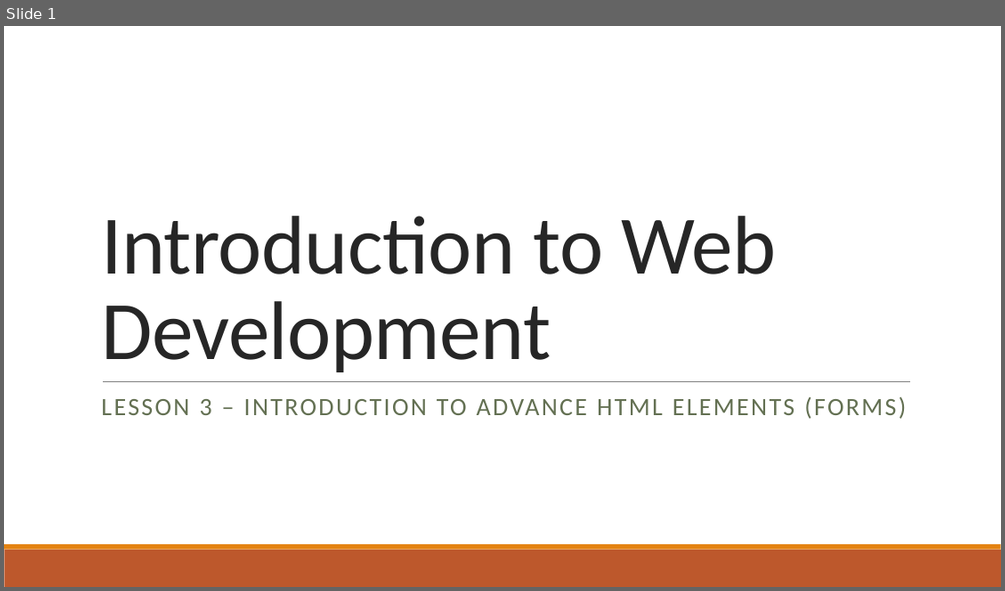
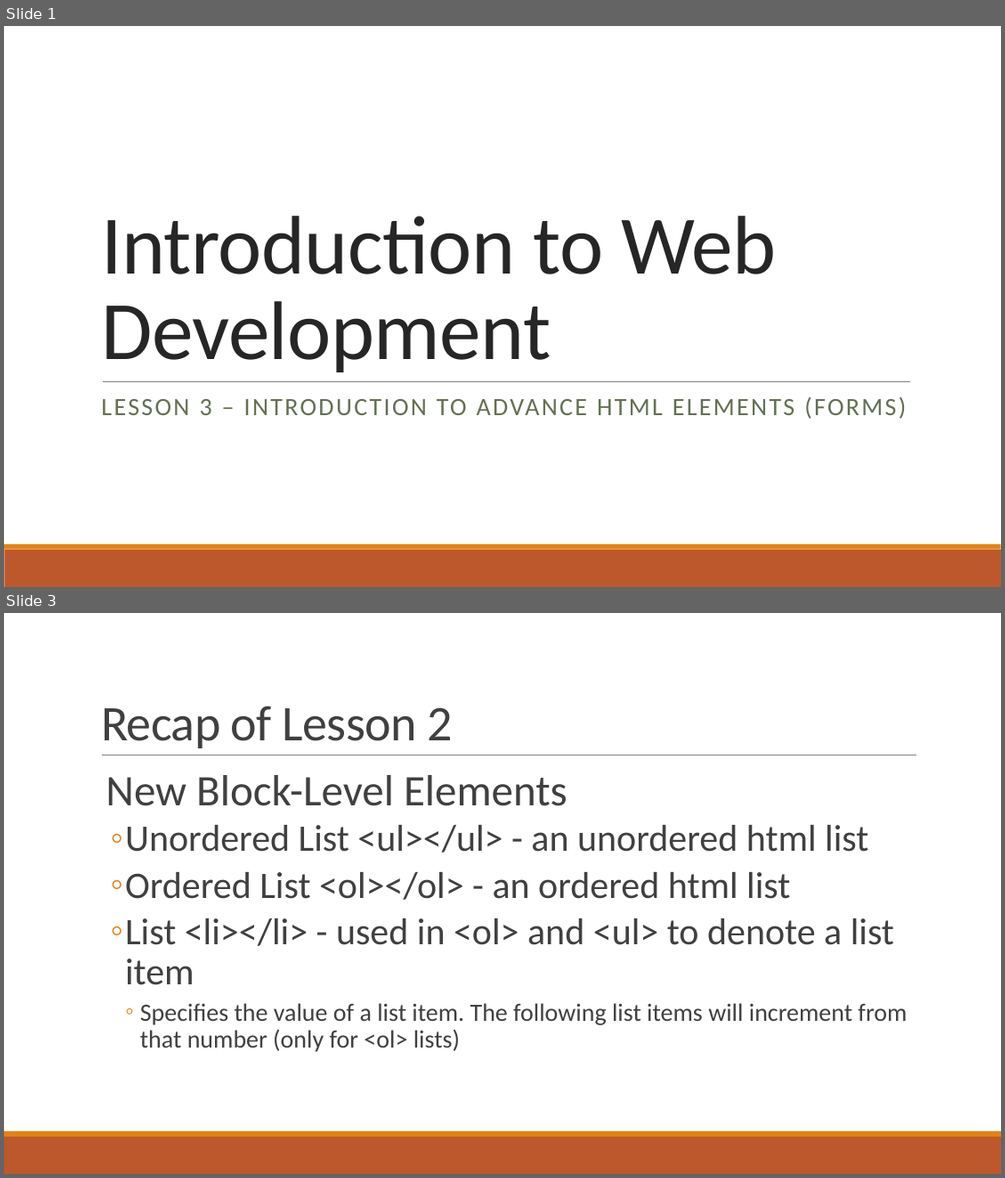
Before and after one commit to Code-Flo/Introduction_To_Web_Development, a slide deck: Class 3/Introduction to Web Development_Lesson3.pptx. Shown one above the other, each under a label of ours: slide 1 before the commit, slides 1 and 3 after it; the slides between them are not shown. The pictures are 1005x591 and 1005x1178 pixels, drawn with LibreOffice and Linux fonts; fonts in the diff are those of the drawing. Boxes give left, top, right and bottom in pixels: in the first picture for what was removed or moved away, otherwise in the second. Text is boxed around its words. In the diff, an @@ line names an element or a change of style, - is before the commit and + after.

```diff
--- a/Class 3/Introduction to Web Development_Lesson3.pptx
+++ b/Class 3/Introduction to Web Development_Lesson3.pptx
@@ slide 3 added at (4,613,1001,1174), background #FFFFFF; not listed: 2 template elements that a slide beside it also shows @@
@@ title added at (101,706,452,748), 48 pt, text #404040 @@
+Recap of Lesson 2
@@ line added from (102, 755) to (917, 755), #808080 0.5 pt @@
@@ text added at (105,775,906,1052), 36 pt, text #404040 @@
+  New Block-Level Elements
+  ◦ Unordered List <ul></ul> - an unordered html list
+  ◦ Ordered List <ol></ol> - an ordered html list
+  ◦ List <li></li> - used in <ol> and <ul> to denote a list item
+    ◦ Specifies the value of a list item. The following list items will increment from that number (only for <ol> lists)
```
Also in this commit, not shown: 3 slides changed, 2 other slides added, 9 other files.
